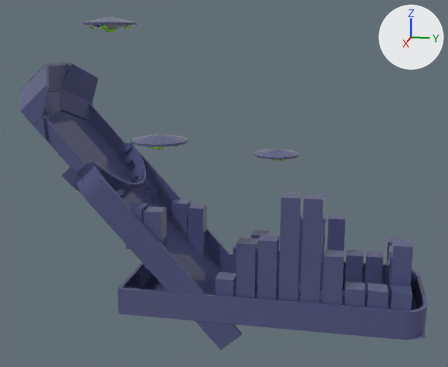
An edit to the FBX model Assets/Models/testField03.FBX, drawn before and after from the same camera.
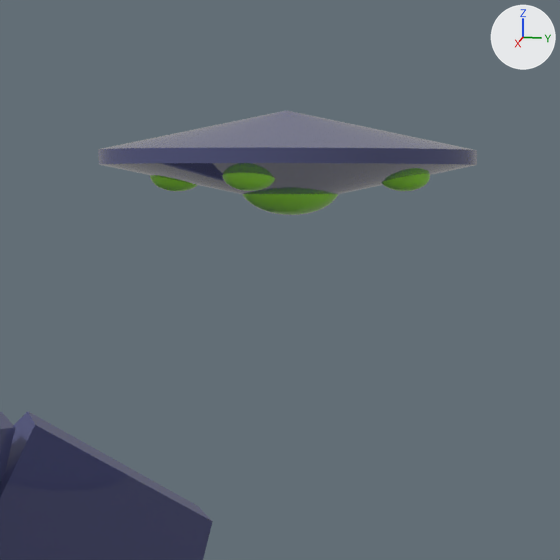
The first picture shows the older version from a 50 mm lens placed at (67.5, 13.7, 30.7), pointed at (1.8, 0.5, 14.2). The close-ups show both versions on the part from 15% to 34% of the width and 0% to 23% of the height of that picture; other places that the commit changed are outside them. The axes (+X, +Y, +Z) are drawn at upper right. The lights are the same throughout. Where no turn or scale is listed for an object, it has been applied to the vertices.

Objects in the first close-up: 'Box008', 'ufo003'.
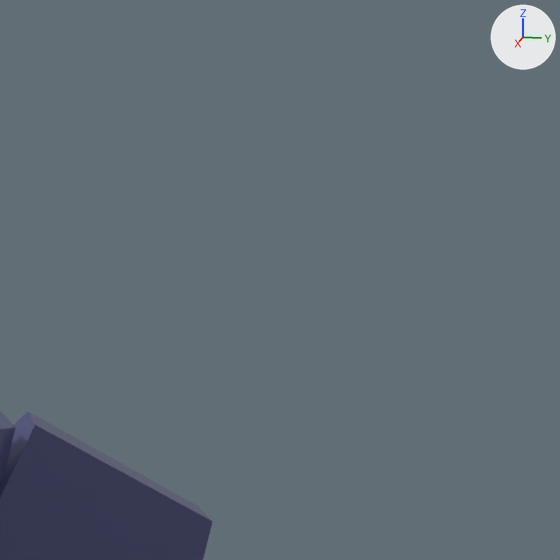
The edits, one by one:
Object 'ufo003' (ob_ufo003) is deleted.

Boxes (x1, y1, x2, y2) around the edits, measured in the close-ups (560 x 560 px):
'ufo003', deleted: before (98, 111, 477, 215)
    faces in mat_material__29 (blue #535680): (98, 111, 477, 194)
    faces in mat_material__30 (green #a1f445): (150, 173, 430, 215)
